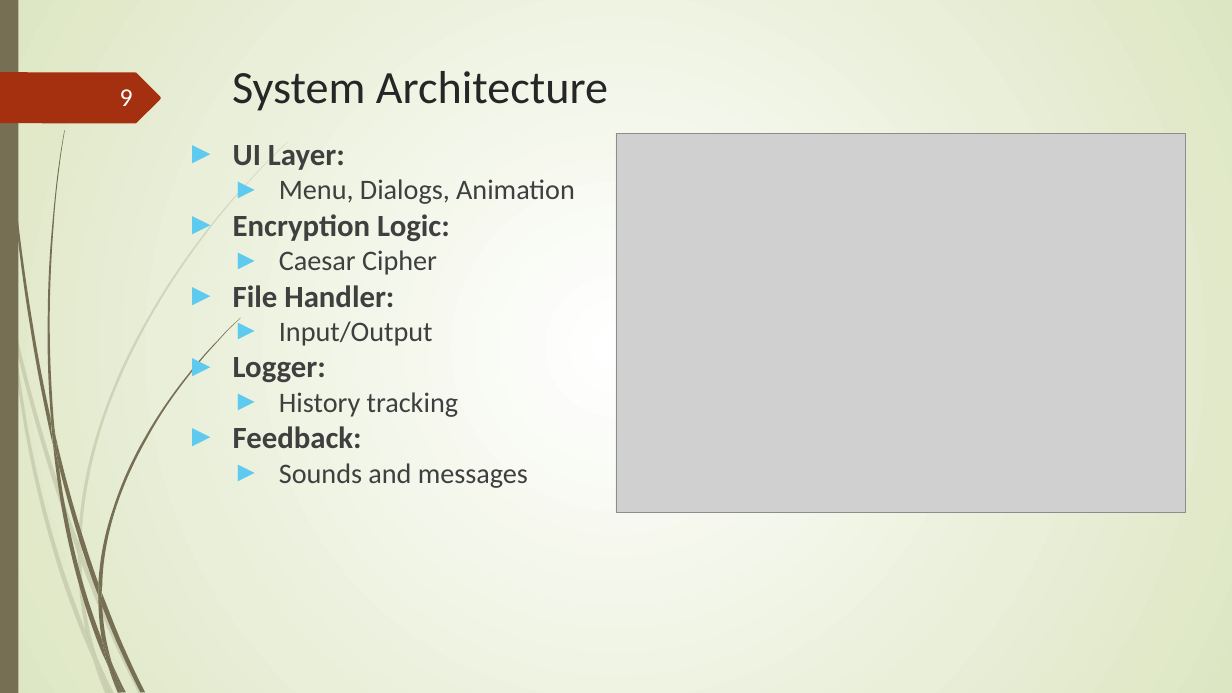
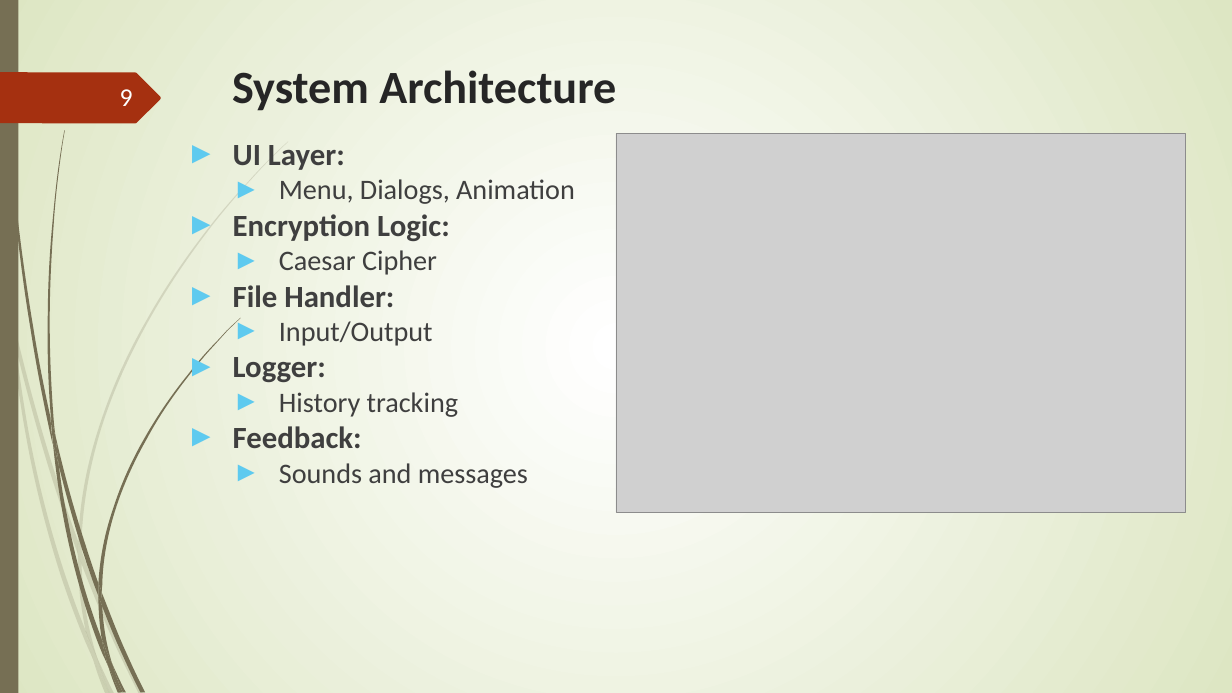
Before and after one commit to salimshre/Encryptor, a slide deck: slide 9 of Documentation/final -File Encryptor In C++.pptx. Drawn at 1232x693 pixels with LibreOffice and Linux fonts; fonts in the diff are those of the drawing; grey boxes stand for pictures. Boxes give left, top, right and bottom in pixels: in the first picture for what was removed or moved away, otherwise in the second. Text is boxed around its words. In the diff, an @@ line names an element or a change of style, - is before the commit and + after.

```diff
--- a/Documentation/final -File Encryptor In C++.pptx
+++ b/Documentation/final -File Encryptor In C++.pptx
@@ title "System Architecture" at bbox=[232, 70, 616, 111]: bold on @@
```
Also in this commit, not shown: 7 other slides changed, 3 other files.
